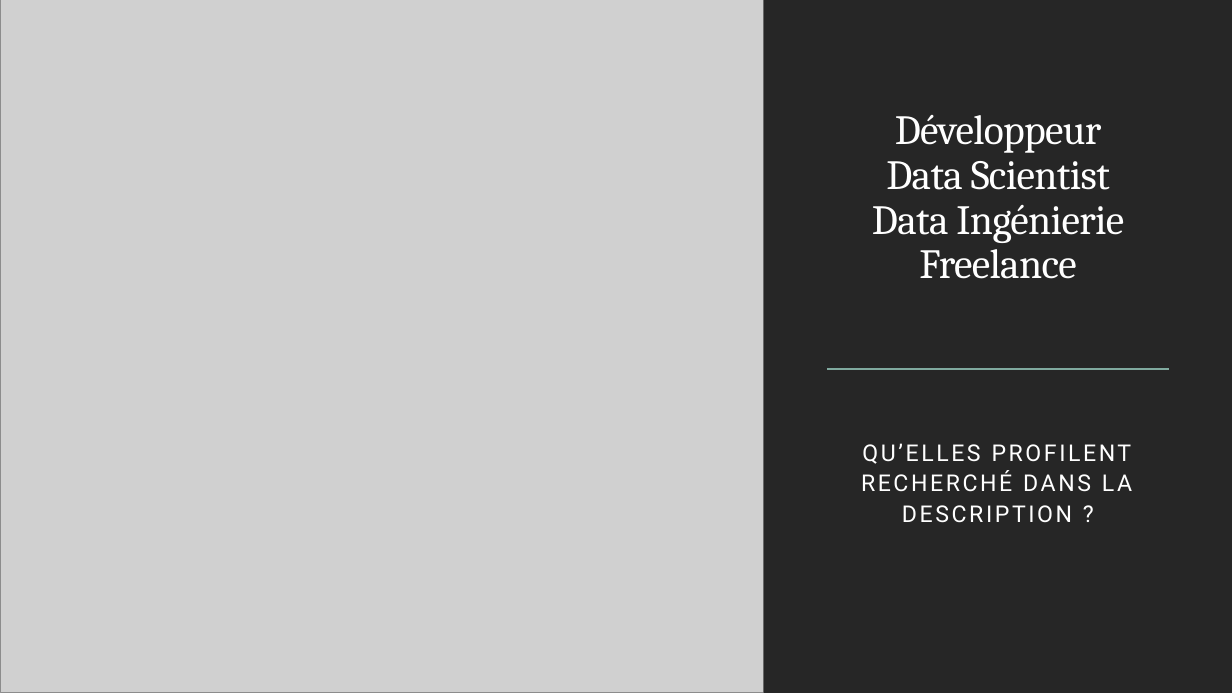
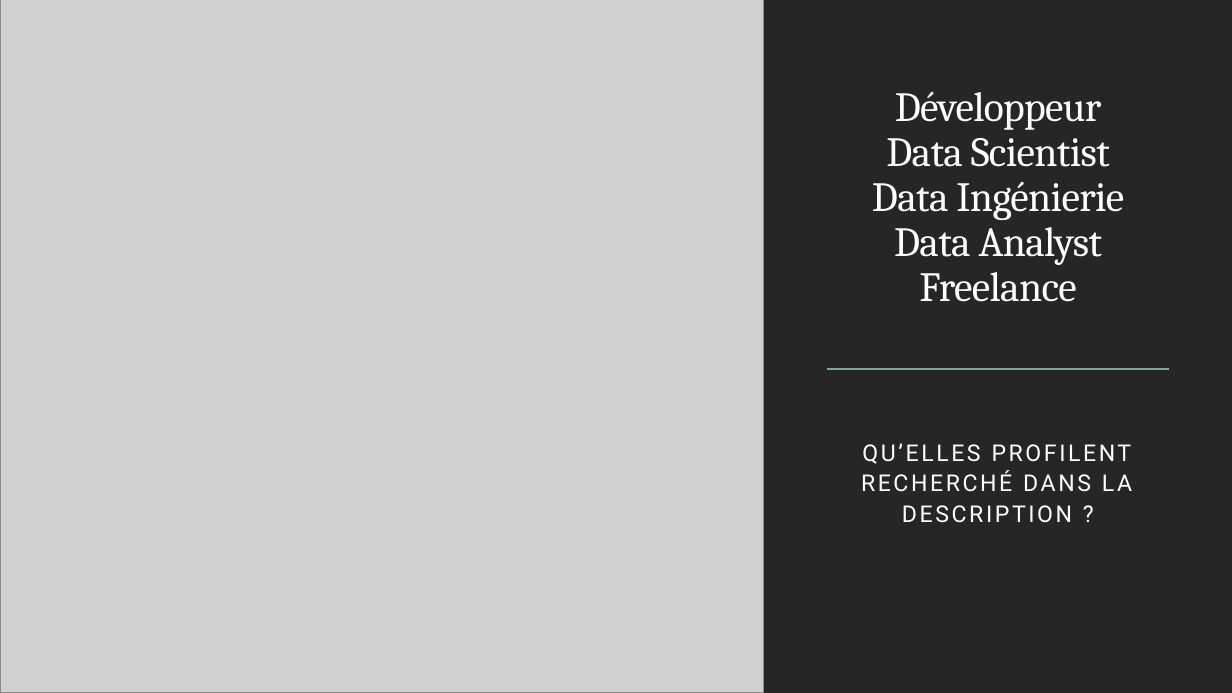
Before and after one commit to Optimus-prime-team/projetOne, a slide deck: slide 3 of micka/Présentation1.pptx. Drawn at 1232x693 pixels with LibreOffice and Linux fonts; fonts in the diff are those of the drawing; grey boxes stand for pictures. Boxes give left, top, right and bottom in pixels: in the first picture for what was removed or moved away, otherwise in the second. Text is boxed around its words. In the diff, an @@ line names an element or a change of style, - is before the commit and + after.

```diff
--- a/micka/Présentation1.pptx
+++ b/micka/Présentation1.pptx
@@ title at (872,92,1124,302): text changed @@
-Développeur
-Data Scientist
-Data Ingénierie
-Freelance
+Développeur
+Data Scientist
+Data Ingénierie
+Data Analyst
+Freelance
```
Also in this commit, not shown: 1 other slide changed, 1 other file.
